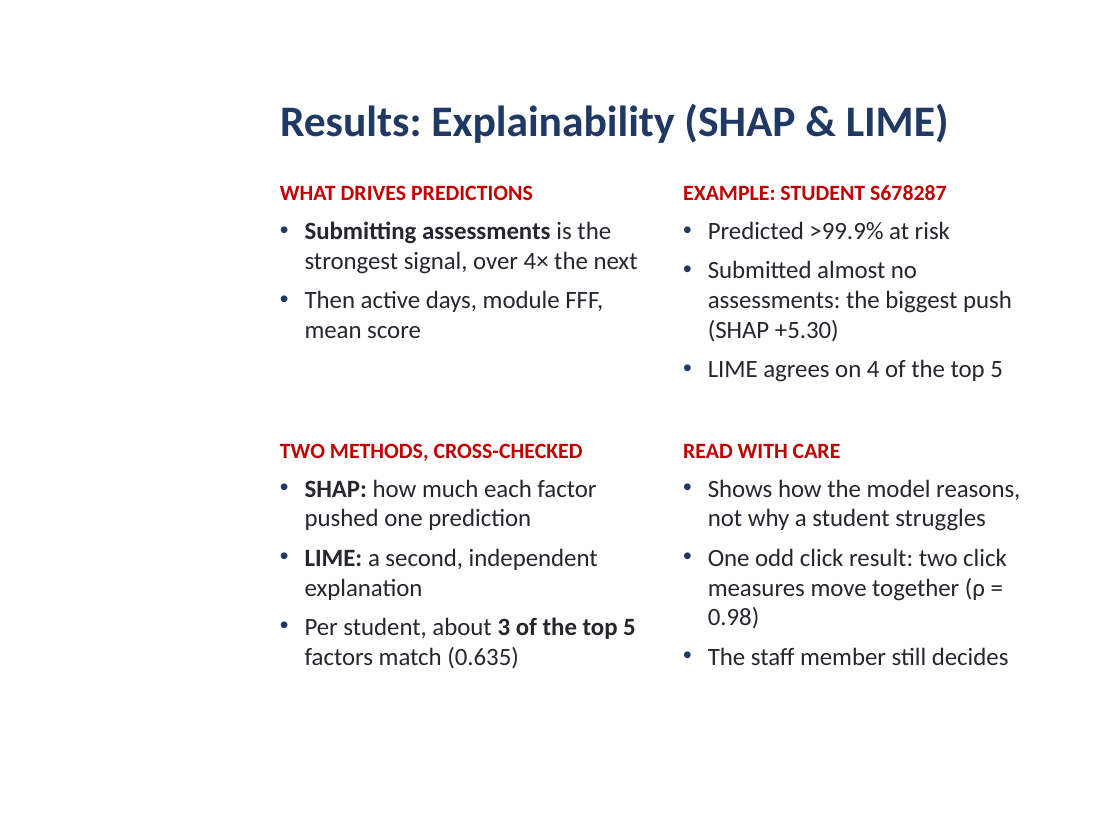
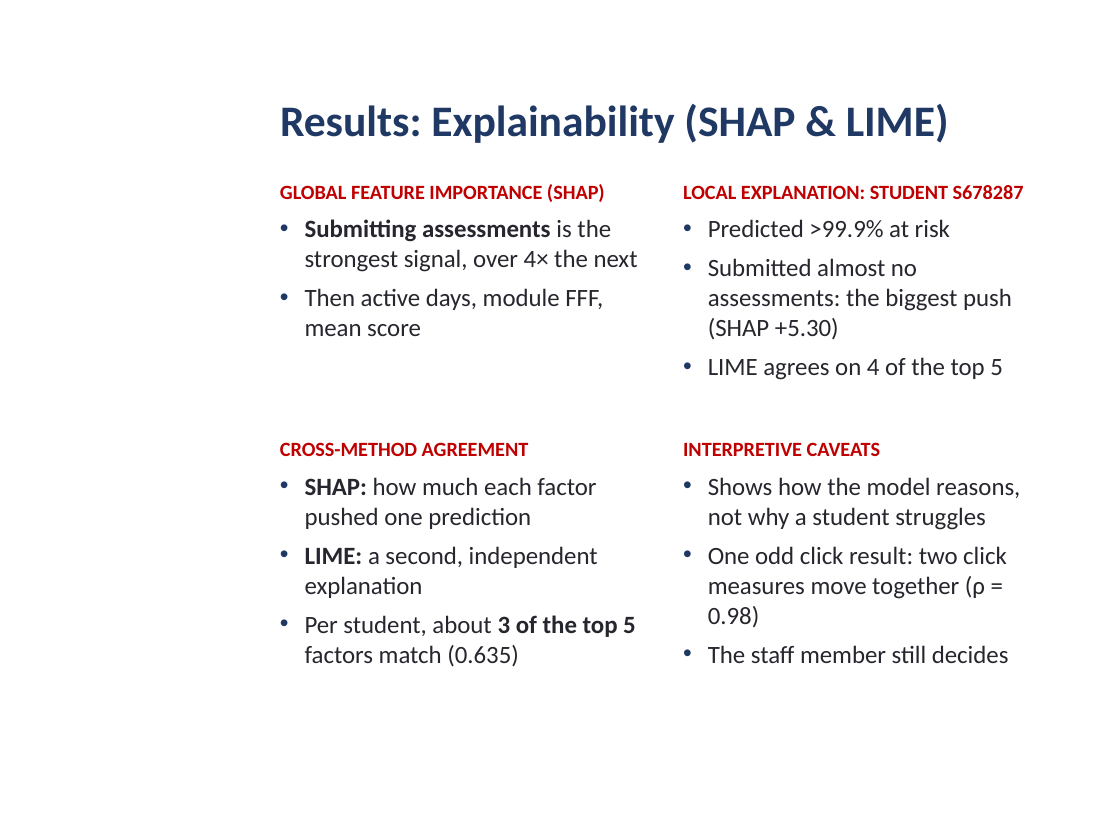
Before and after one commit to daniel-larry/python-run-result, a slide deck: slide 9 of Internal_Defense_Presentation.pptx. Drawn at 1120x840 pixels with LibreOffice and Linux fonts; fonts in the diff are those of the drawing; background and template pictures are left out. Boxes give left, top, right and bottom in pixels: in the first picture for what was removed or moved away, otherwise in the second. Text is boxed around its words. In the diff, an @@ line names an element or a change of style, - is before the commit and + after.

```diff
--- a/Internal_Defense_Presentation.pptx
+++ b/Internal_Defense_Presentation.pptx
@@ text at <box>280,184,605,202</box>: text changed; size 14 to 13 pt @@
-WHAT DRIVES PREDICTIONS
+GLOBAL FEATURE IMPORTANCE (SHAP)
@@ text at <box>683,185,1024,199</box>: text changed; size 14 to 13 pt @@
-EXAMPLE: STUDENT S678287
+LOCAL EXPLANATION: STUDENT S678287
@@ text at <box>280,442,529,456</box>: text changed; size 14 to 13 pt @@
-TWO METHODS, CROSS-CHECKED
+CROSS-METHOD AGREEMENT
@@ text at <box>683,442,881,456</box>: text changed; size 14 to 13 pt @@
-READ WITH CARE
+INTERPRETIVE CAVEATS
```
Also in this commit, not shown: 9 other slides changed.
